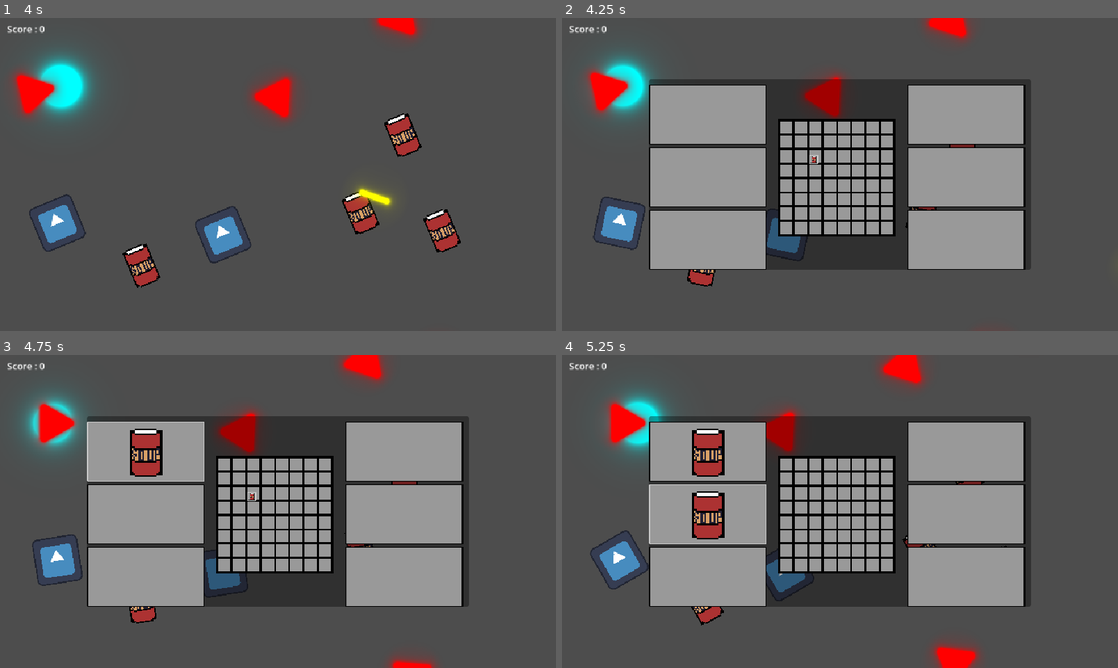
Above: before the commit, frames 1-4 (two rows, left to right).
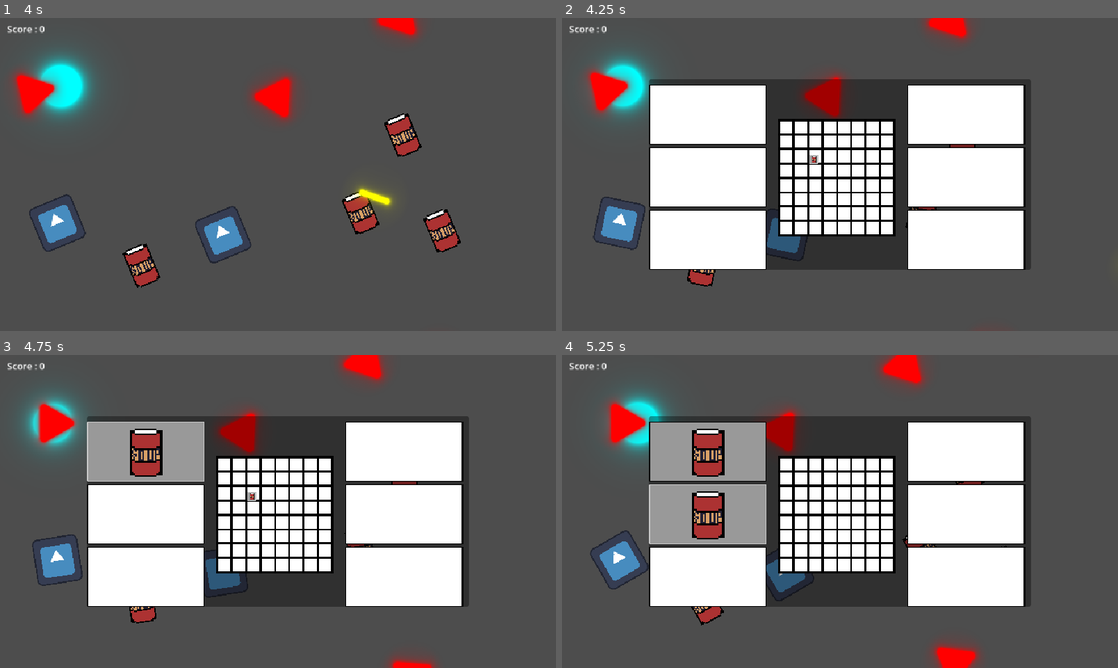
Above: after the commit, the same moments.

Repository: loco-choco/quantux-ui-experiment
Game: Godot game, scene res://main.tscn
Two runs of this game, one before a commit and one after it. Both use one fixed random seed, a clock stepped at 60 frames per second and the inputs below. The engine's default icon, where the game draws it, is replaced by a stand-in: a white triangle on a blue panel in a dark square.
Inputs (mouse positions are in pixels of both pictures, inside the frame that each line leads up to):
- Up to frame 1 (4 s): move the mouse to (400, 158) at 0.52 s; hold Left (player_move_x_neg) 0.53-1.28 s; click (400, 158) at 0.67 s; move the mouse to (166, 190) at 1.27 s; tap Right (player_move_x_pos) at 1.35 s; click (166, 190) at 1.42 s; move the mouse to (333, 105) at 2.02 s; hold Up (player_move_y_neg) 2.03-2.78 s; click (333, 105) at 2.17 s; move the mouse to (250, 237) at 2.77 s; tap Down (player_move_y_pos) at 2.85 s; click (250, 237) at 2.92 s; move the mouse to (444, 221) at 3.52 s; tap E (shoot) at 3.6 s; click (444, 221) at 3.67 s
- Up to frame 2 (4.25 s): tap Space (hud_toggle_inventory) at 4.15 s
- Up to frame 3 (4.75 s): move the mouse to (144, 452) at 4.27 s; tap Left (player_move_x_neg) at 4.35 s; click (144, 452) at 4.42 s
- Up to frame 4 (5.25 s): click (706, 452) at 4.9 s; move the mouse to (706, 514) at 5.02 s; hold Right (player_move_x_pos) from 5.03 s (still down); click (706, 514) at 5.17 s

Frame 1 is identical in both runs. In frame 2, 29% of the frame differs, in the area x 15-83%, y 21-81%; in frame 3, 25%; in frame 4, 21%.

Commit message:
made the recursive code more generic and added debug colors

Diff:
--- a/inventories/grid/inventory_slot.gd
+++ b/inventories/grid/inventory_slot.gd
@@ -8,20 +8,20 @@
 @export var left_neighbor : InventorySlot = null
 
 @export var infinity_size : bool = false
-@onready var focus_sqr : Control = $ColorRect
+@onready var focus_sqr : ColorRect = $ColorRect
 
 func _notification(what):
 	if what == NOTIFICATION_MOUSE_ENTER_SELF:
 		grab_focus()
 	elif what == NOTIFICATION_FOCUS_ENTER:
-		focus_sqr.show()
+		#focus_sqr.show()
 		if item_in_slot:
 			item_in_slot.show_focus()
 		var held_item : InventoryItem = get_tree().get_first_node_in_group("held_item")
 		if held_item != null:
 			held_item.global_position = global_position
 	elif what == NOTIFICATION_FOCUS_EXIT:
-		focus_sqr.hide()
+		#focus_sqr.hide()
 		if item_in_slot:
 			item_in_slot.show_unfocus()
 
@@ -68,42 +68,52 @@
 
 func set_item(item: InventoryItem) -> bool:
 	assert(item.dimensions.x > 0 and item.dimensions.y > 0, "Dimension is not positive! ")
-	return _set_item_recursive_right(item, item.dimensions.x - 1, item.dimensions.y - 1)
+	var slots_used : Array[InventorySlot] = []
+	print("Dim: ", item.dimensions)
+	var can_set : bool = _set_item_recursive(item, 0, 0, slots_used)
+	print("Used: ", slots_used.size())
+	if can_set:
+		for s in slots_used:
+			s.item_in_slot = item
+			s.focus_sqr.color = Color.CRIMSON
+	return can_set
 
-func _set_item_recursive_right(item: InventoryItem, row: int, colums: int) -> bool:
+func _set_item_recursive(item: InventoryItem, x: int, y: int, tested: Array[InventorySlot]) -> bool:
+	tested.append(self)
 	if item_in_slot != null:
 		return false
 	if infinity_size: ## If infinity size, stop there
 		item_in_slot = item
 		return true
-	## Check neighbor to the right
-	if row > 0:
-		if right_neighbor == null:
+	## Check neighbors
+	## Top
+	if y > 0:
+		if not top_neighbor:
 			return false
-		var can_set : bool = right_neighbor._set_item_recursive_right(item, row - 1, colums)
-		if !can_set:
+		if top_neighbor not in tested \
+		   and !top_neighbor._set_item_recursive(item, x, y-1, tested):
 			return false
-	## Check neighbor under
-	if colums > 0:
-		if bottom_neighbor == null:
+	## Bottom
+	if y < item.dimensions.y - 1:
+		if not bottom_neighbor:
 			return false
-		var can_set : bool = bottom_neighbor._set_item_recursive_down(item, colums - 1)
-		if !can_set:
+		if bottom_neighbor not in tested \
+		   and !bottom_neighbor._set_item_recursive(item, x, y+1, tested):
 			return false
-	item_in_slot = item
-	return true
-
-func _set_item_recursive_down(item: InventoryItem, column: int) -> bool:
-	## Check neighbor under
-	if item_in_slot != null:
-		return false
-	if column > 0:
-		if bottom_neighbor == null:
+	## Left
+	if x > 0:
+		if not left_neighbor:
 			return false
-		var can_set : bool = bottom_neighbor._set_item_recursive_down(item, column - 1)
-		if !can_set:
+		if left_neighbor not in tested \
+		   and !left_neighbor._set_item_recursive(item, x-1, y, tested):
 			return false
-	item_in_slot = item
+	## Right
+	if x < item.dimensions.x - 1:
+		if not right_neighbor:
+			return false
+		if right_neighbor not in tested \
+		   and !right_neighbor._set_item_recursive(item, x+1, y, tested):
+			return false
 	return true
 
 func clear_item() -> void:
@@ -114,6 +124,7 @@
 func _clear_item_recursive(item: InventoryItem) -> void:
 	if item_in_slot != item:
 		return
+	focus_sqr.color = Color.WHITE
 	item_in_slot = null
 	if top_neighbor != null:
 		top_neighbor._clear_item_recursive(item)
--- a/inventories/grid/inventory_slot.tscn
+++ b/inventories/grid/inventory_slot.tscn
@@ -24,6 +24,5 @@
 script = ExtResource("1_0xh8c")
 
 [node name="ColorRect" type="ColorRect" parent="."]
-visible = false
 layout_mode = 2
 mouse_filter = 2
--- a/items/inventory_item.tscn
+++ b/items/inventory_item.tscn
@@ -55,13 +55,11 @@
 theme_override_styles/panel = SubResource("StyleBoxEmpty_v7vax")
 
 [node name="PanelDiselected" type="Panel" parent="PanelContainer"]
-visible = false
 layout_mode = 2
 mouse_filter = 2
 theme_override_styles/panel = SubResource("StyleBoxFlat_gs1gh")
 
 [node name="PanelSelected" type="Panel" parent="PanelContainer"]
-visible = false
 layout_mode = 2
 mouse_filter = 2
 theme_override_styles/panel = SubResource("StyleBoxFlat_wfwh4")
